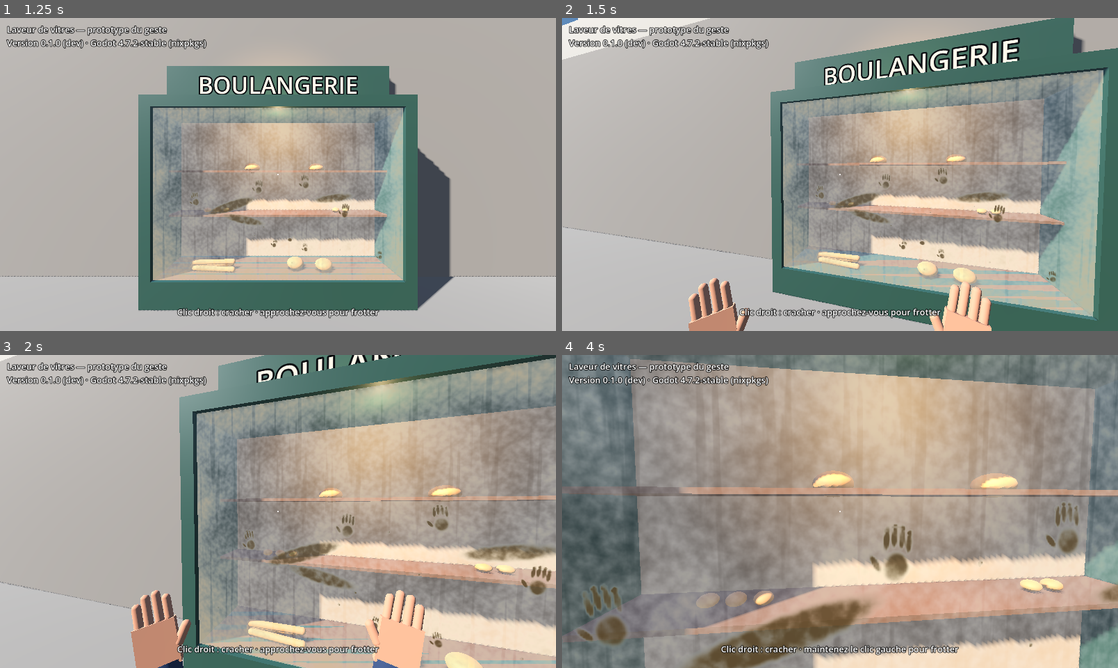
Above: before the commit, frames 1-4 (two rows, left to right).
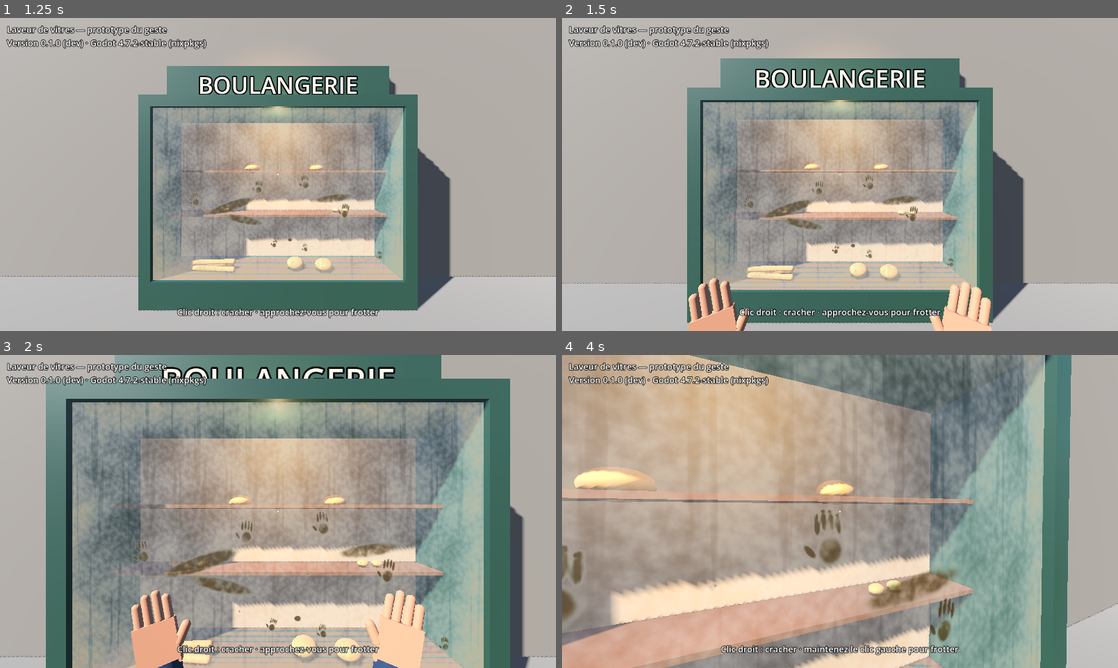
Above: after the commit, the same moments.

Repository: olivier-lapabe/laveur-de-vitres
Game: Godot game, scene res://scenes/main.tscn
Same seed, same stepped clock (60 frames per second), same inputs: the game is played once before the commit and once after it.
Inputs (mouse positions are in pixels of both pictures, inside the frame that each line leads up to):
- Up to frame 1 (1.25 s): tap Enter at 0.5 s; move the mouse to (400, 158) at 0.52 s; hold D (move_right) from 0.53 s (still down); hold E (wipe_hands) from 0.53 s (still down); click (400, 158) at 0.67 s
- Up to frame 2 (1.5 s): tap Space at 1.25 s; move the mouse to (812, 174) at 1.27 s; release D (move_right) at 1.28 s; release E (wipe_hands) at 1.28 s; hold W (move_forward) from 1.28 s (still down); tap E (wipe_hands) at 1.35 s; click (812, 174) at 1.42 s
- Up to frame 3 (2 s): keep holding W (move_forward)
- Up to frame 4 (4 s): keep holding W (move_forward); move the mouse to (851, 505) at 2.02 s; hold E (wipe_hands) 2.03-2.78 s; click (851, 505) at 2.17 s; tap Enter at 2.75 s; move the mouse to (834, 517) at 2.77 s; tap E (wipe_hands) at 2.85 s; click (834, 517) at 2.92 s; move the mouse to (878, 514) at 3.52 s; hold E (wipe_hands) from 3.53 s (still down); click (878, 514) at 3.67 s

Frame 1 is identical in both runs. In frame 2, 54% of the frame differs, in the area x 0-100%, y 0-100%; in frame 3, 70%; in frame 4, 80%.

Commit message:
Drop mouse events that jump more than 250 px instead of capping them (LAV-4)
The F3 marker showed one event jumping the pointer to the screen corner:
capped to 120 px, it still turned the view or moved the rubbing hand.

Co-Authored-By: Claude Opus 5.5 <noreply@anthropic.com>
Claude-Session: https://claude.ai/code/session_01Sd22mVGkXnCtooSqEAJWZd

Diff:
--- a/scripts/player.gd
+++ b/scripts/player.gd
@@ -24,9 +24,9 @@
 ## gets captured: browsers can report one huge jump when the pointer locks.
 const CAPTURE_SETTLE_MSEC := 150
 const CAPTURE_SETTLE_FRAMES := 3
-## Longest mouse movement taken from a single event, in pixels, so that one
-## bogus event cannot spin the view.
-const MAX_MOUSE_STEP := 120.0
+## Mouse events longer than this, in pixels, are dropped: browsers sometimes
+## report the pointer jumping to a screen corner, which no hand does in a frame.
+const MAX_MOUSE_STEP := 250.0
 ## Distance between two rubs along a stroke, in meters.
 const RUB_STEP := 0.02
 ## Above this hand dirt, the hand smears more grease than it removes.
@@ -118,7 +118,9 @@
 		return
 	if not _capture_settled():
 		return
-	var relative := motion.relative.limit_length(MAX_MOUSE_STEP)
+	if motion.relative.length() > MAX_MOUSE_STEP:
+		return
+	var relative := motion.relative
 	if _rubbing:
 		_move_hand(relative)
 	else:
